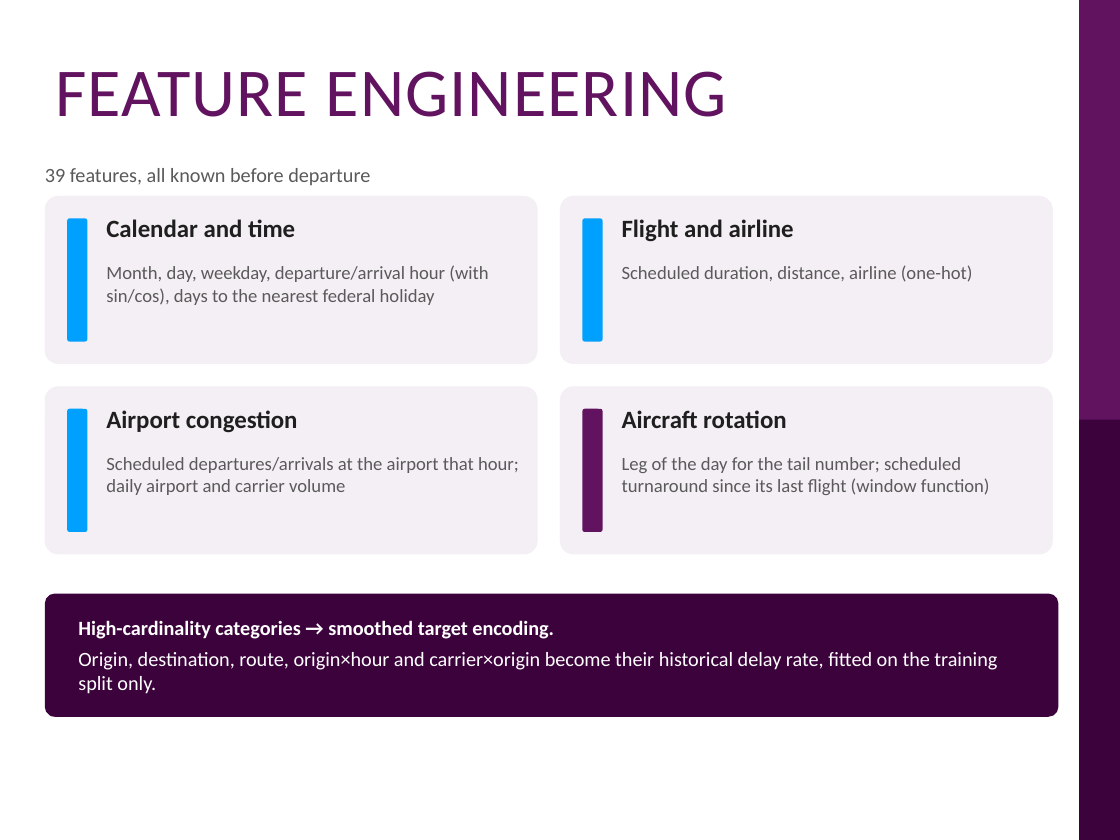
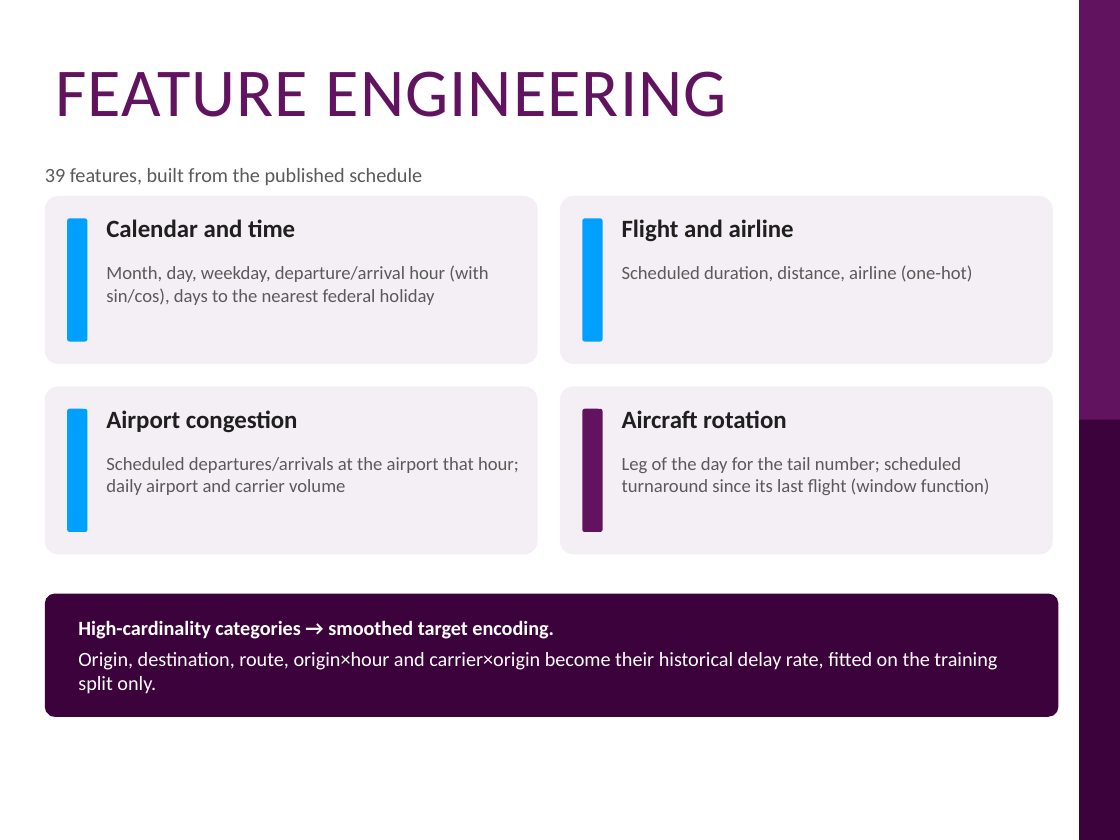
Before and after one commit to tiong0526/clone-21092024, a slide deck: slide 10 of bdmla-flight-delay/presentation/BDMLA_CW1_Flight_Delay_Presentation.pptx. Drawn at 1120x840 pixels with LibreOffice and Linux fonts; fonts in the diff are those of the drawing; background and template pictures are left out. Boxes give left, top, right and bottom in pixels: in the first picture for what was removed or moved away, otherwise in the second. Text is boxed around its words. In the diff, an @@ line names an element or a change of style, - is before the commit and + after.

```diff
--- a/bdmla-flight-delay/presentation/BDMLA_CW1_Flight_Delay_Presentation.pptx
+++ b/bdmla-flight-delay/presentation/BDMLA_CW1_Flight_Delay_Presentation.pptx
@@ text at (x1=45, y1=168, x2=422, y2=186): text changed @@
-39 features, all known before departure
+39 features, built from the published schedule
```
Also in this commit, not shown: 7 other slides changed, 2 slides added, 3 other files.
